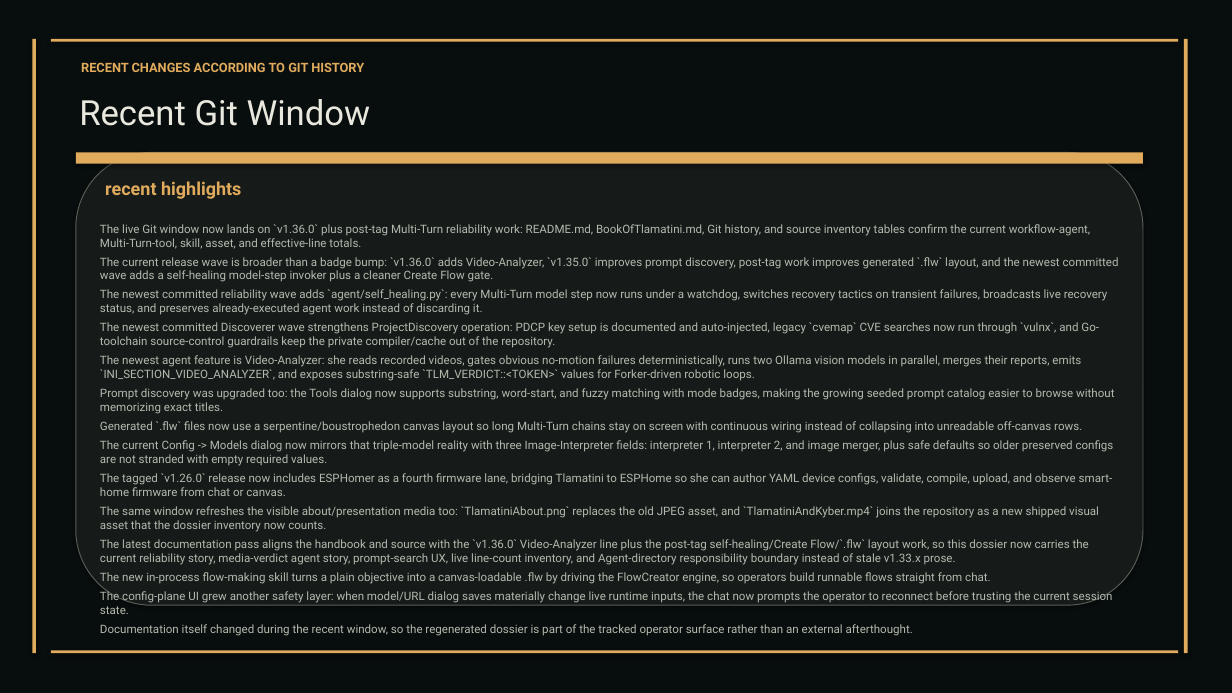
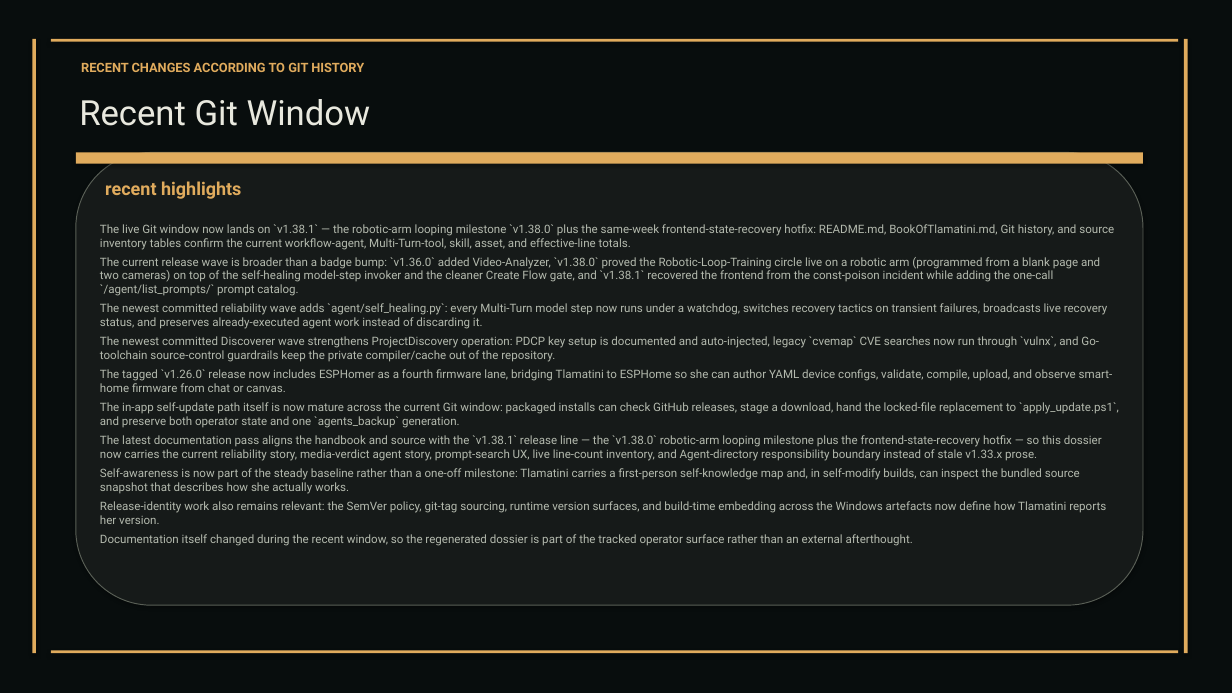
Before and after one commit to XAIHT/Tlamatini, a slide deck: slide 87 of Tlamatini_eXtended_Artificial_Intelligence_Humanly_Tempered.pptx (slide 85 before the commit). Drawn at 1232x693 pixels with LibreOffice and Linux fonts; fonts in the diff are those of the drawing. Boxes give left, top, right and bottom in pixels: in the first picture for what was removed or moved away, otherwise in the second. Text is boxed around its words. In the diff, an @@ line names an element or a change of style, - is before the commit and + after.

Commit message:
Bulk surgicaly update of content and version to 1.38.1, by Tlamatini's-AutoBot.

```diff
--- a/Tlamatini_eXtended_Artificial_Intelligence_Humanly_Tempered.pptx
+++ b/Tlamatini_eXtended_Artificial_Intelligence_Humanly_Tempered.pptx
@@ text at (100,224,1114,296): text changed @@
-The live Git window now lands on `v1.36.0` plus post-tag Multi-Turn reliability work: README.md, BookOfTlamatini.md, Git history, and source inventory tables confirm the current workflow-agent, Multi-Turn-tool, skill, asset, and effective-line totals.
-The current release wave is broader than a badge bump: `v1.36.0` adds Video-Analyzer, `v1.35.0` improves prompt discovery, post-tag work improves generated `.flw` layout, and the newest committed wave adds a self-healing model-step invoker plus a cleaner Create Flow gate.
+The live Git window now lands on `v1.38.1` — the robotic-arm looping milestone `v1.38.0` plus the same-week frontend-state-recovery hotfix: README.md, BookOfTlamatini.md, Git history, and source inventory tables confirm the current workflow-agent, Multi-Turn-tool, skill, asset, and effective-line totals.
+The current release wave is broader than a badge bump: `v1.36.0` added Video-Analyzer, `v1.38.0` proved the Robotic-Loop-Training circle live on a robotic arm (programmed from a blank page and two cameras) on top of the self-healing model-step invoker and the cleaner Create Flow gate, and `v1.38.1` recovered the frontend from the const-poison incident while adding the one-call `/agent/list_prompts/` prompt catalog.
@@ text at (100,355,1114,466): paragraphs removed @@
-The newest agent feature is Video-Analyzer: she reads recorded videos, gates obvious no-motion failures deterministically, runs two Ollama vision models in parallel, merges their reports, emits `INI_SECTION_VIDEO_ANALYZER`, and exposes substring-safe `TLM_VERDICT::<TOKEN>` values for Forker-driven robotic loops.
-Prompt discovery was upgraded too: the Tools dialog now supports substring, word-start, and fuzzy matching with mode badges, making the growing seeded prompt catalog easier to browse without memorizing exact titles.
-Generated `.flw` files now use a serpentine/boustrophedon canvas layout so long Multi-Turn chains stay on screen with continuous wiring instead of collapsing into unreadable off-canvas rows.
-The current Config -> Models dialog now mirrors that triple-model reality with three Image-Interpreter fields: interpreter 1, interpreter 2, and image merger, plus safe defaults so older preserved configs are not stranded with empty required values.
@@ text at (100,402,1119,524): text changed @@
-The same window refreshes the visible about/presentation media too: `TlamatiniAbout.png` replaces the old JPEG asset, and `TlamatiniAndKyber.mp4` joins the repository as a new shipped visual asset that the dossier inventory now counts.
-The latest documentation pass aligns the handbook and source with the `v1.36.0` Video-Analyzer line plus the post-tag self-healing/Create Flow/`.flw` layout work, so this dossier now carries the current reliability story, media-verdict agent story, prompt-search UX, live line-count inventory, and Agent-directory responsibility boundary instead of stale v1.33.x prose.
-The new in-process flow-making skill turns a plain objective into a canvas-loadable .flw by driving the FlowCreator engine, so operators build runnable flows straight from chat.
-The config-plane UI grew another safety layer: when model/URL dialog saves materially change live runtime inputs, the chat now prompts the operator to reconnect before trusting the current session state.
+The in-app self-update path itself is now mature across the current Git window: packaged installs can check GitHub releases, stage a download, hand the locked-file replacement to `apply_update.ps1`, and preserve both operator state and one `agents_backup` generation.
+The latest documentation pass aligns the handbook and source with the `v1.38.1` release line — the `v1.38.0` robotic-arm looping milestone plus the frontend-state-recovery hotfix — so this dossier now carries the current reliability story, media-verdict agent story, prompt-search UX, live line-count inventory, and Agent-directory responsibility boundary instead of stale v1.33.x prose.
+Self-awareness is now part of the steady baseline rather than a one-off milestone: Tlamatini carries a first-person self-knowledge map and, in self-modify builds, can inspect the bundled source snapshot that describes how she actually works.
+Release-identity work also remains relevant: the SemVer policy, git-tag sourcing, runtime version surfaces, and build-time embedding across the Windows artefacts now define how Tlamatini reports her version.
```
Also in this commit, not shown: 26 other slides changed, 3 slides added, 13 other files.
